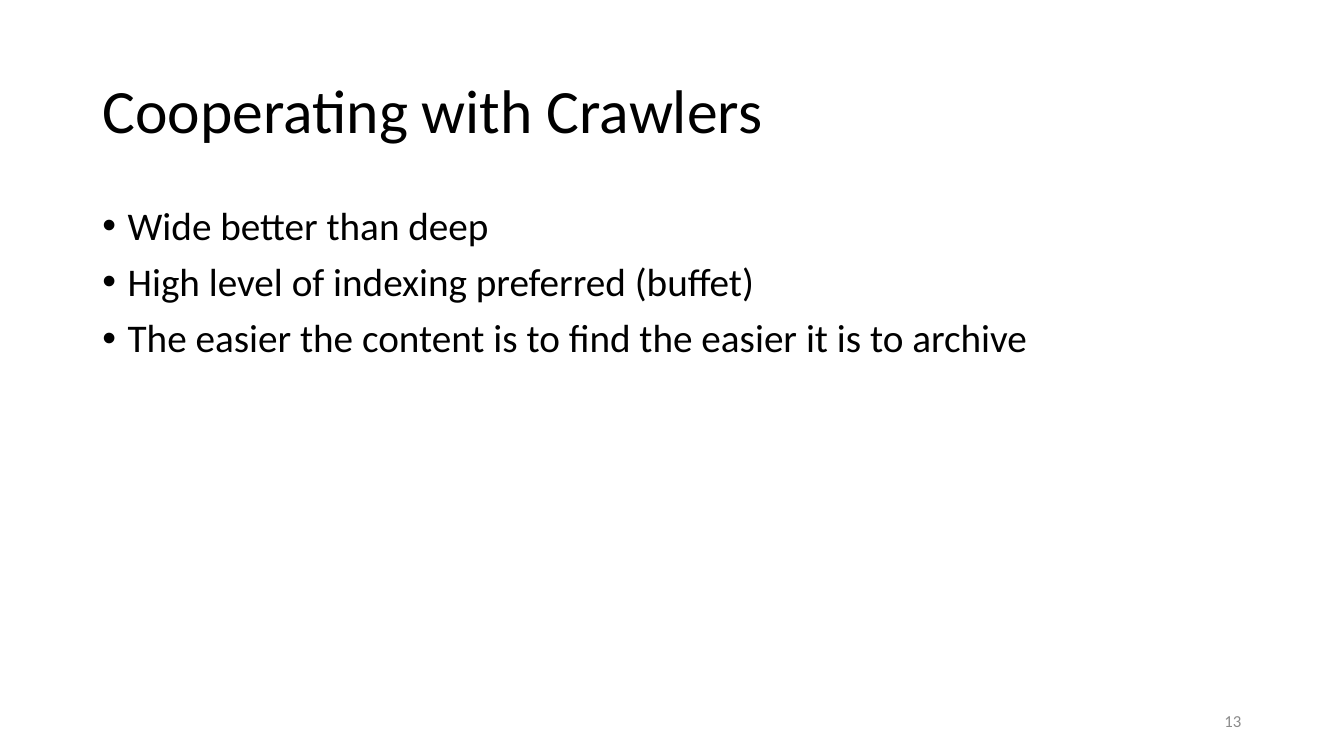
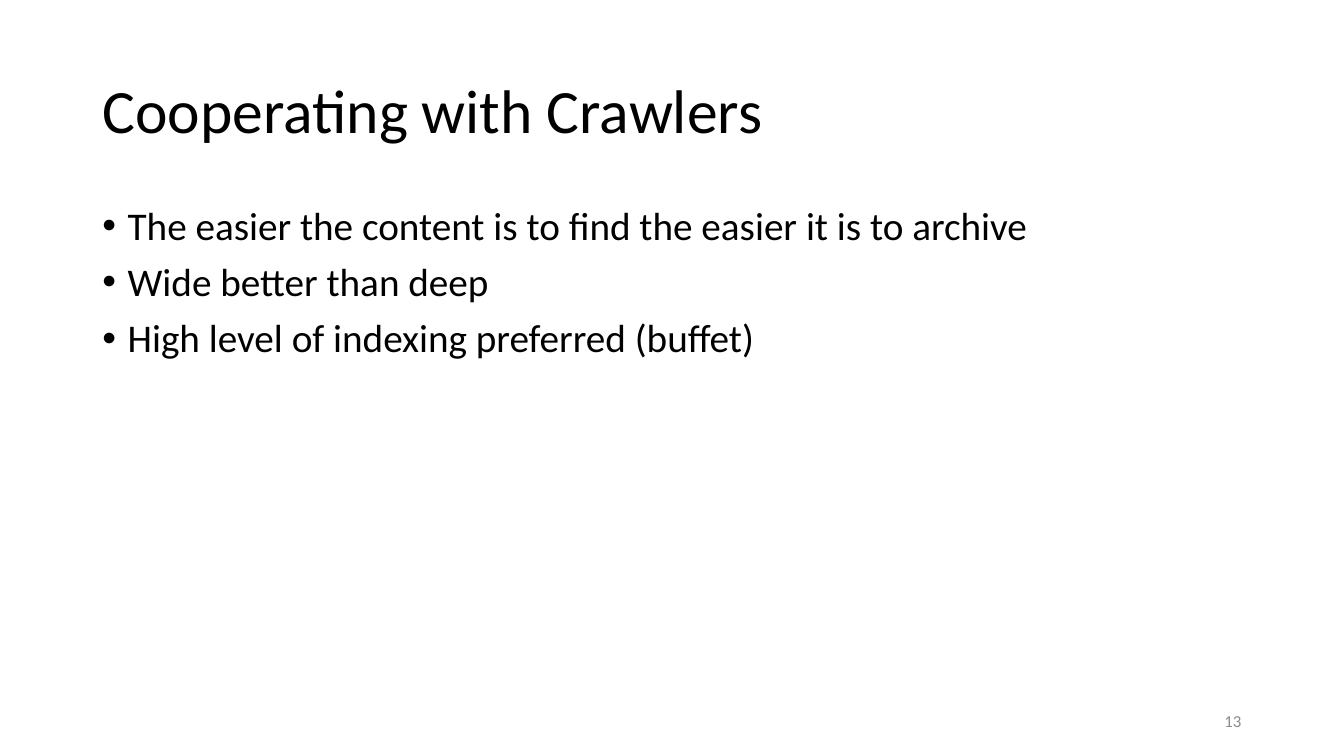
Before and after one commit to Miranda-C-Smith/cs891-f17, a slide deck: slide 13 of INTEGRATING PRESERVATION FUNCTIONS INTO THE WEB SERVER.pptx. Drawn at 1344x756 pixels with LibreOffice and Linux fonts; fonts in the diff are those of the drawing. Boxes give left, top, right and bottom in pixels: in the first picture for what was removed or moved away, otherwise in the second. Text is boxed around its words. In the diff, an @@ line names an element or a change of style, - is before the commit and + after.

```diff
--- a/INTEGRATING PRESERVATION FUNCTIONS INTO THE WEB SERVER.pptx
+++ b/INTEGRATING PRESERVATION FUNCTIONS INTO THE WEB SERVER.pptx
@@ text at (128, 212, 1027, 241): paragraph added @@
+• The easier the content is to find the easier it is to archive
@@ text at (128, 324, 1027, 353): paragraph removed @@
-• The easier the content is to find the easier it is to archive
```
Also in this commit, not shown: 10 other slides changed, 1 slide added.
